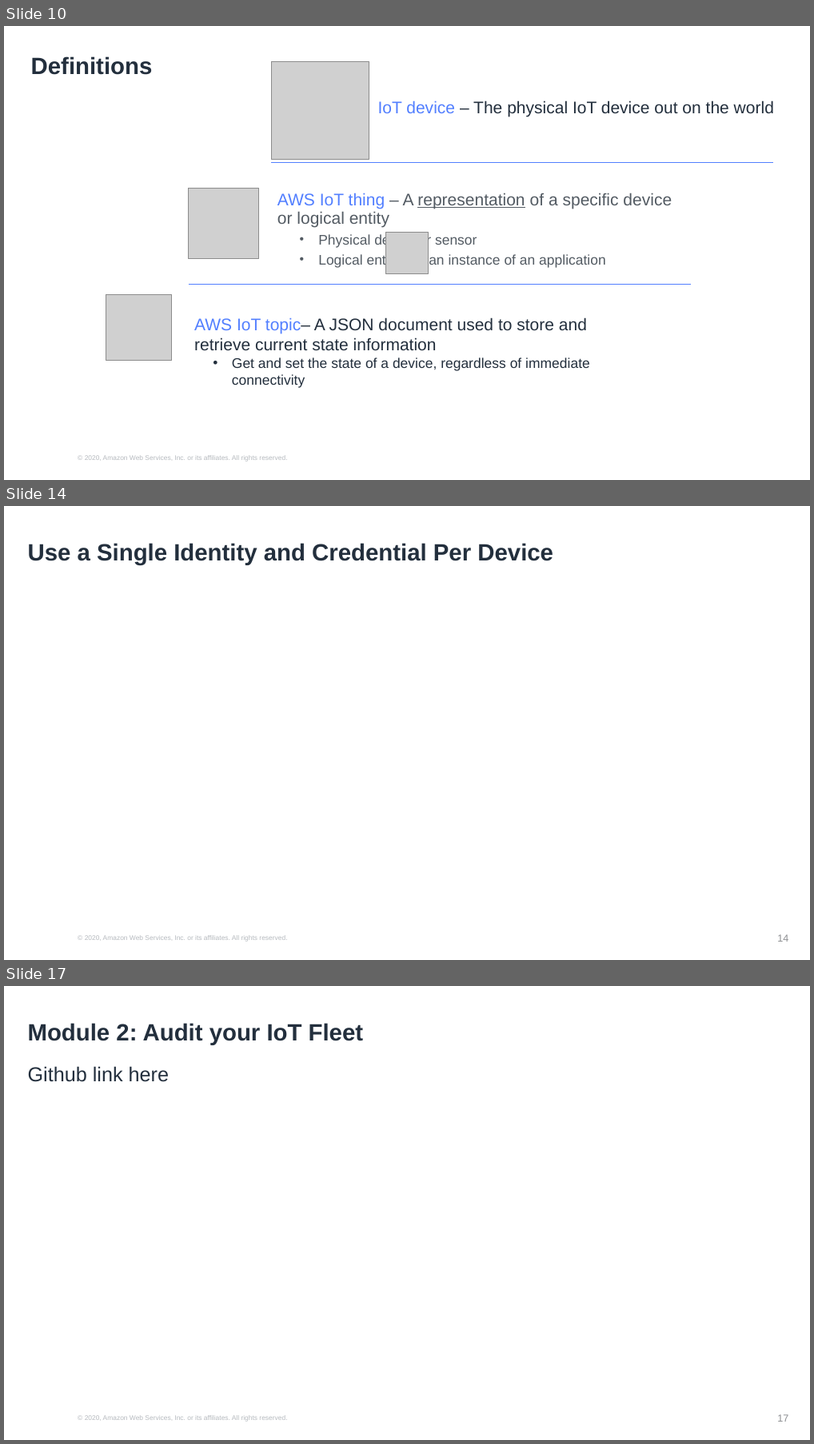
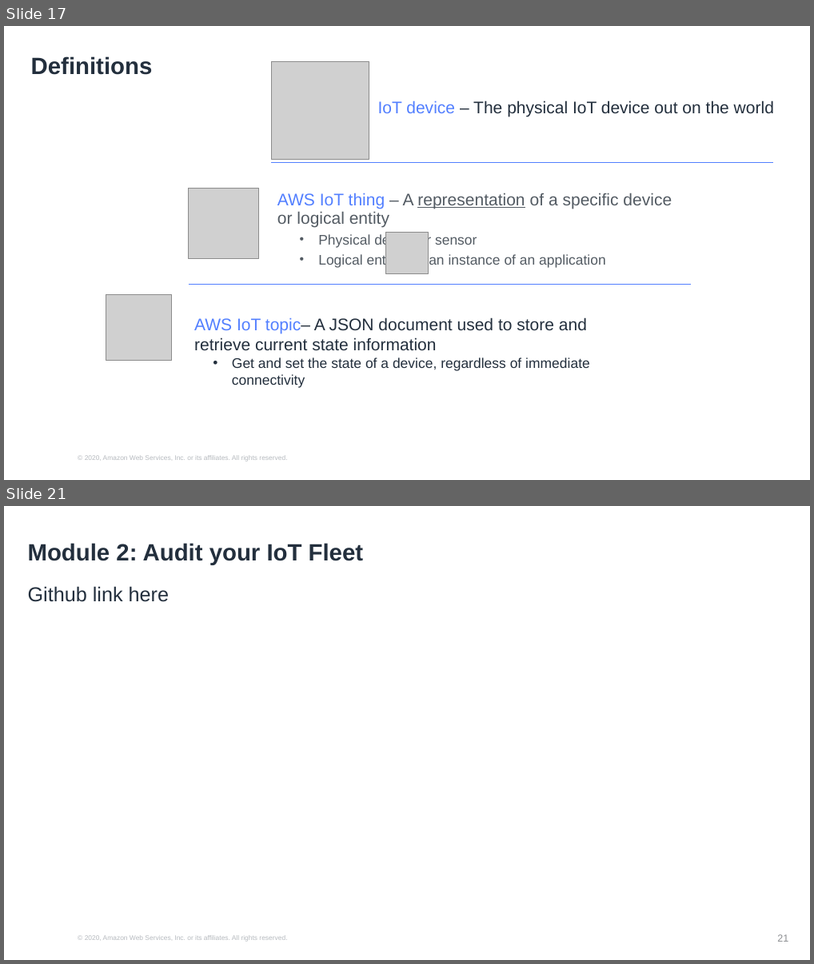
Before and after one commit to hongpham/Workshop-Protect-your-IoT-fleet, a slide deck: Protect your IoT fleet presentation.pptx. Shown one above the other, each under a label of ours: slides 10, 14 and 17 before the commit, slides 17 and 21 after it; the slides between them are not shown. The pictures are 814x1444 and 814x964 pixels, drawn with LibreOffice and Linux fonts; fonts in the diff are those of the drawing; grey boxes stand for pictures; background and template pictures are left out. Boxes give left, top, right and bottom in pixels: in the first picture for what was removed or moved away, otherwise in the second. Text is boxed around its words. In the diff, an @@ line names an element or a change of style, - is before the commit and + after.

```diff
--- a/Protect your IoT fleet presentation.pptx
+++ b/Protect your IoT fleet presentation.pptx
@@ slide 14 removed at [4, 506, 810, 960], background #FFFFFF; not listed: 1 template element that a slide beside it also shows @@
@@ title removed at [28, 543, 554, 565] @@
-Use a Single Identity and Credential Per Device
@@ page number removed at [778, 934, 789, 941] @@
-14
@@ what was slide 10 is now slide 17 @@
@@ what was slide 17 is now slide 21 @@
@@ page number at [778, 934, 789, 941]: text changed @@
-17
+21
```
Also in this commit, not shown: 5 slides changed, 8 slides added, 4 other slides removed, 7 other files.
